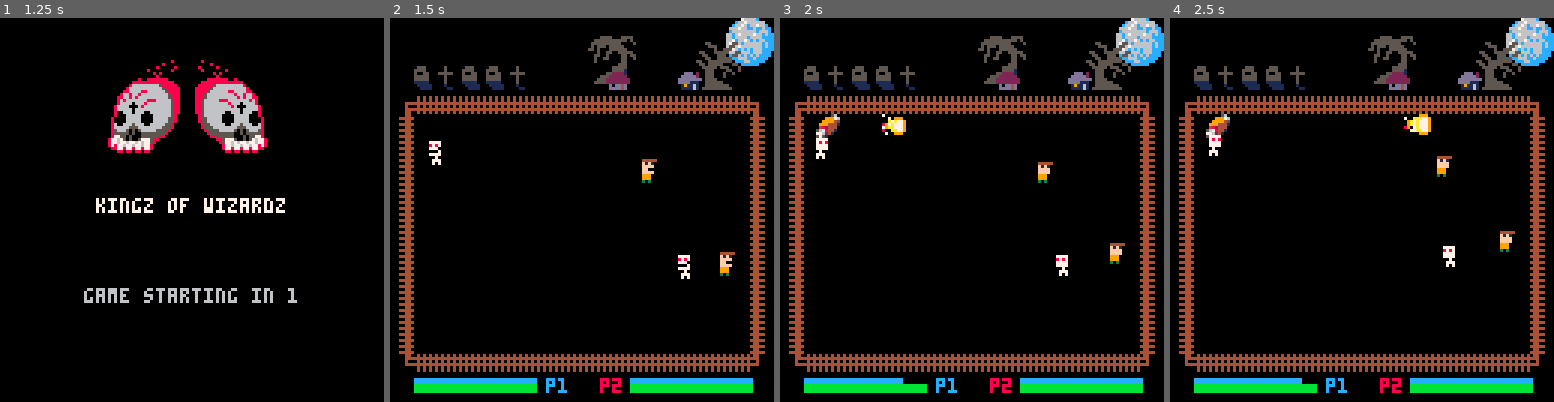
Above: before the commit, frames 1-4 (left to right).
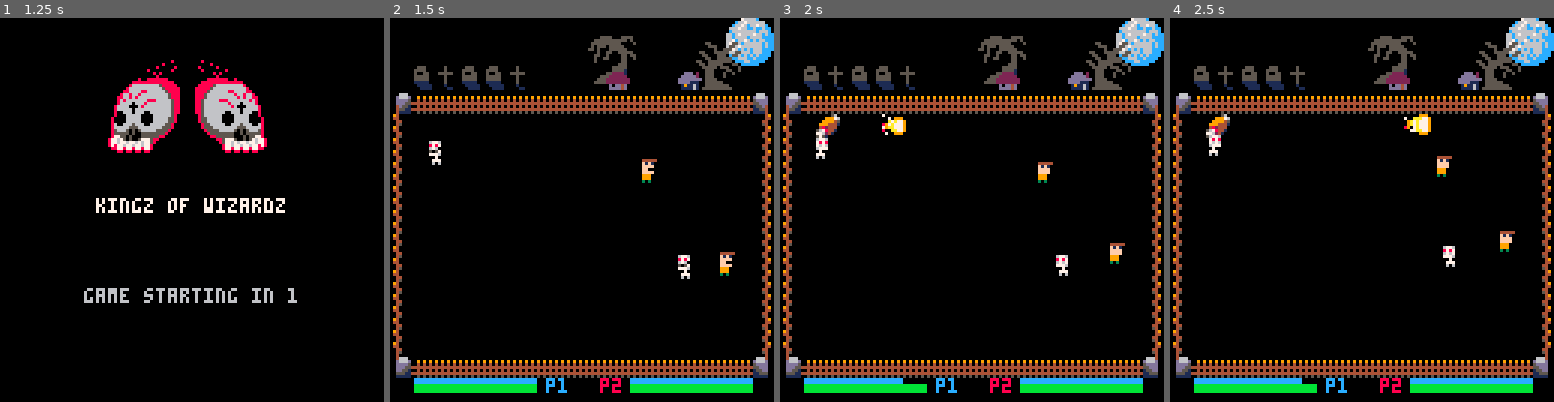
Above: after the commit, the same moments.

Repository: ravertass/wizardkingz
Game: PICO-8 cartridge wizardz.p8
Two runs of this game, one before a commit and one after it. Both use one fixed random seed, a clock stepped at 60 frames per second and the inputs below.
Inputs:
- Up to frame 1 (1.25 s): tap X (X key) at 0.33, 1.07 s; tap O (Z key) at 0.7 s
- Up to frame 2 (1.5 s): no input
- Up to frame 3 (2 s): hold Right from 1.6 s (still down); tap O (Z key) at 1.7 s; tap X (X key) at 1.85 s
- Up to frame 4 (2.5 s): release Right at 2.1 s; tap O (Z key) at 2.1 s; hold Up 2.15-2.42 s; hold Right from 2.47 s (still down)

Frame 1 is identical in both runs. In frame 2, 9.9% of the frame differs, in the area x 0-100%, y 19-94%; in frame 3, 9.9%; in frame 4, 9.9%.

Commit message:
Nicer GFX

Diff:
--- a/wizardz.p8
+++ b/wizardz.p8
@@ -109,7 +109,7 @@
 c_max_mana = 100
 
 ---- environment ----
-fence_sprs = {192, 193, 194, 195}
+fence_sprs = {192, 193, 194, 195, 211}
 house_sprs = {208, 209, 210}
 house1_sprs = {224, 225, 226}
 moon_spr = {196}
@@ -1061,10 +1061,10 @@
 
 function draw_fences()
 ---- corners ----
-  spr(fence_sprs[4], 0, 24, 1, 1, true, false)
-  spr(fence_sprs[4], 120, 24, 1, 1, false, false)
-  spr(fence_sprs[4], 0, 112, 1, 1, true, true)
-  spr(fence_sprs[4], 120, 112, 1, 1, false, true)
+  spr(fence_sprs[4], 0, 24, 1, 1, true)
+  spr(fence_sprs[4], 120, 24, 1, 1, false)
+  spr(fence_sprs[5], 0, 112, 1, 1, true)
+  spr(fence_sprs[5], 120, 112, 1, 1, false)
 
 ---- top row ----
   for i = 1,14 do
@@ -1072,7 +1072,7 @@
   end
 ---- bottom row ----
   for i = 1,14 do
-    spr(fence_sprs[1], 8 * i, 112, 1, 1, false, true)
+    spr(fence_sprs[1], 8 * i, 112, 1, 1, false)
   end
 ---- left row ----
   for i = 1,10 do
Not shown, changed: 72 lines of the sprite sheet (__gfx__) section of wizardz.p8
